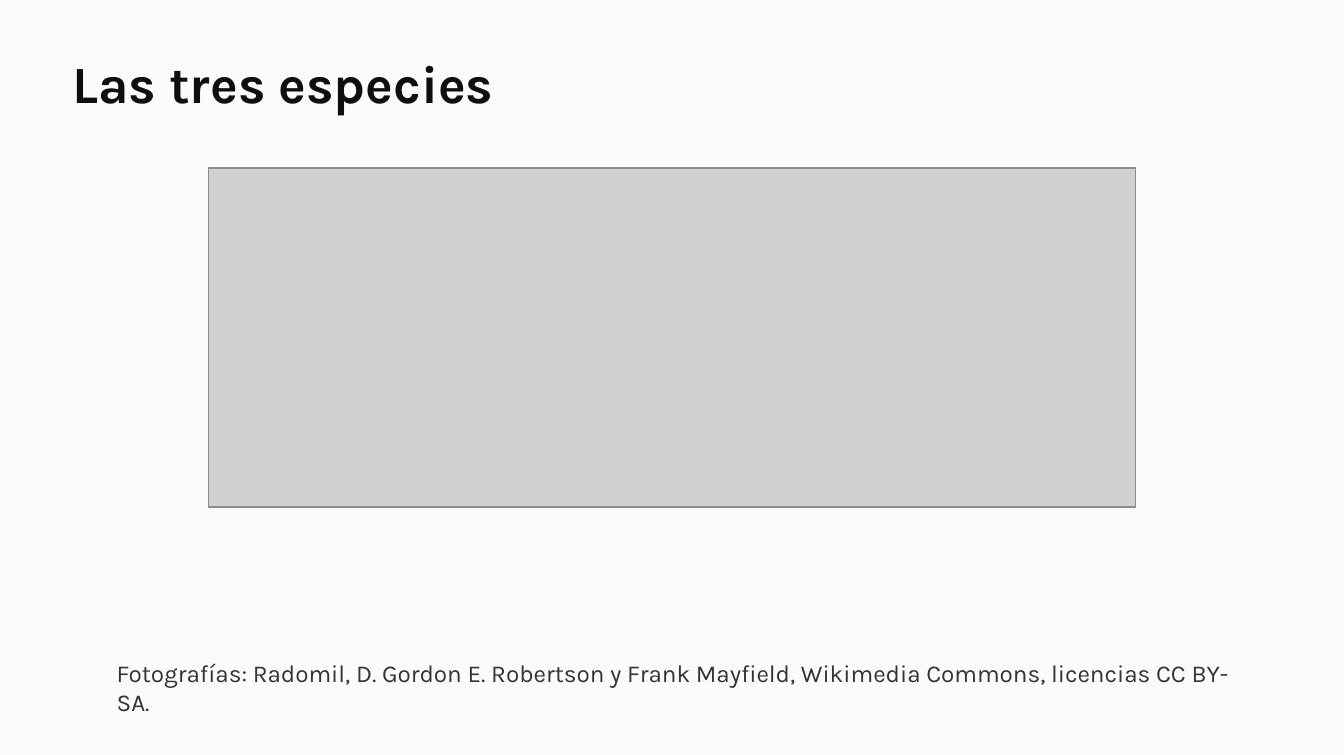
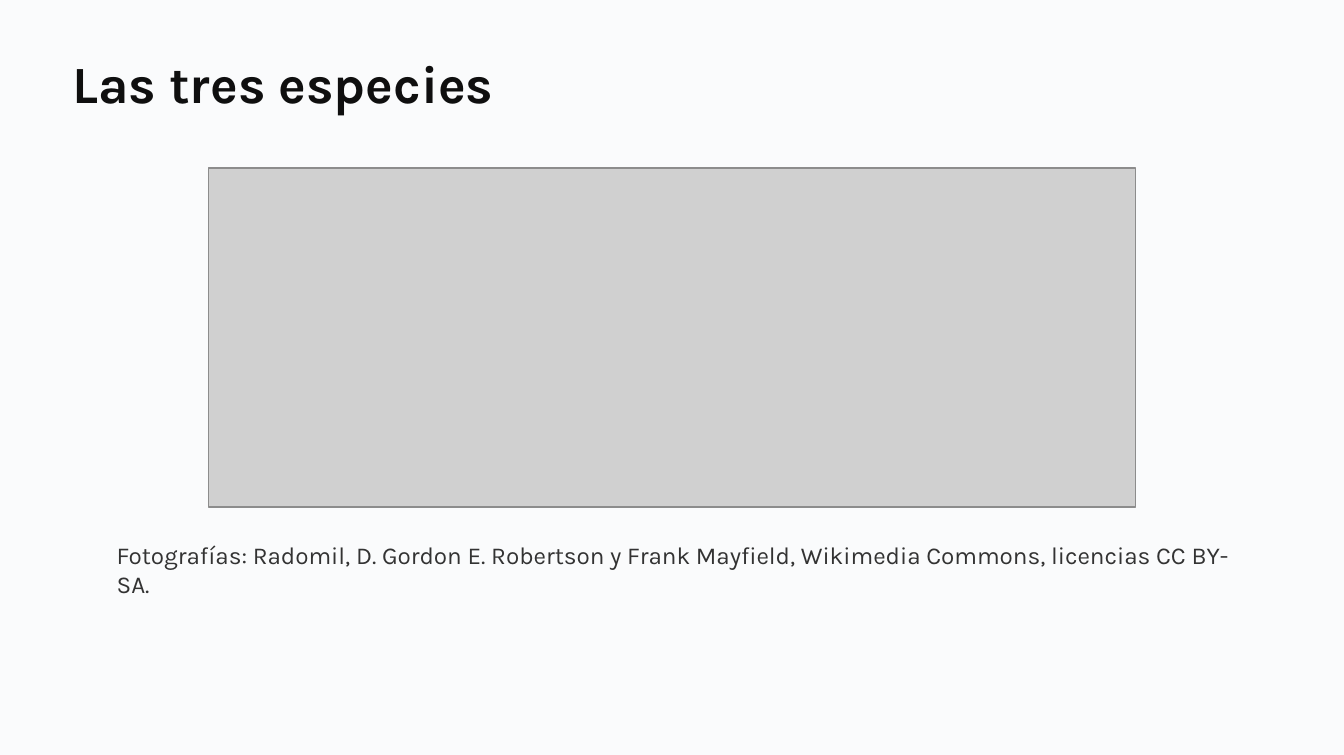
Before and after one commit to daniopitz/cienciadatos, a slide deck: slide 40 of presentaciones/clase03_visualizacion_eda.pptx. Drawn at 1344x755 pixels with LibreOffice and Linux fonts; fonts in the diff are those of the drawing; grey boxes stand for pictures. Boxes give left, top, right and bottom in pixels: in the first picture for what was removed or moved away, otherwise in the second. Text is boxed around its words. In the diff, an @@ line names an element or a change of style, - is before the commit and + after.

```diff
--- a/presentaciones/clase03_visualizacion_eda.pptx
+++ b/presentaciones/clase03_visualizacion_eda.pptx
@@ text "Fotografías: Radomil, D. Gordon E. ...": place and size @@
-text "Fotografías: Radomil, D. Gordon E. ..." at (117,663,1229,712)
+text "Fotografías: Radomil, D. Gordon E. ..." at (117,545,1229,594)
```
Also in this commit, not shown: 11 other slides changed, 1 other file.
